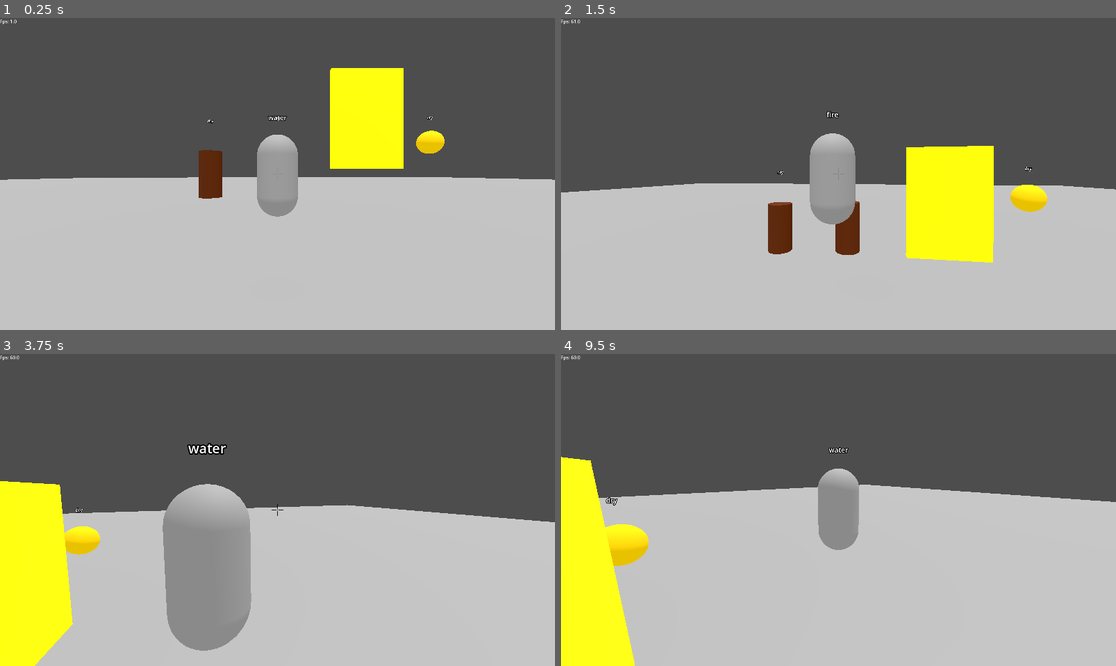
Above: before the commit, frames 1-4 (two rows, left to right).
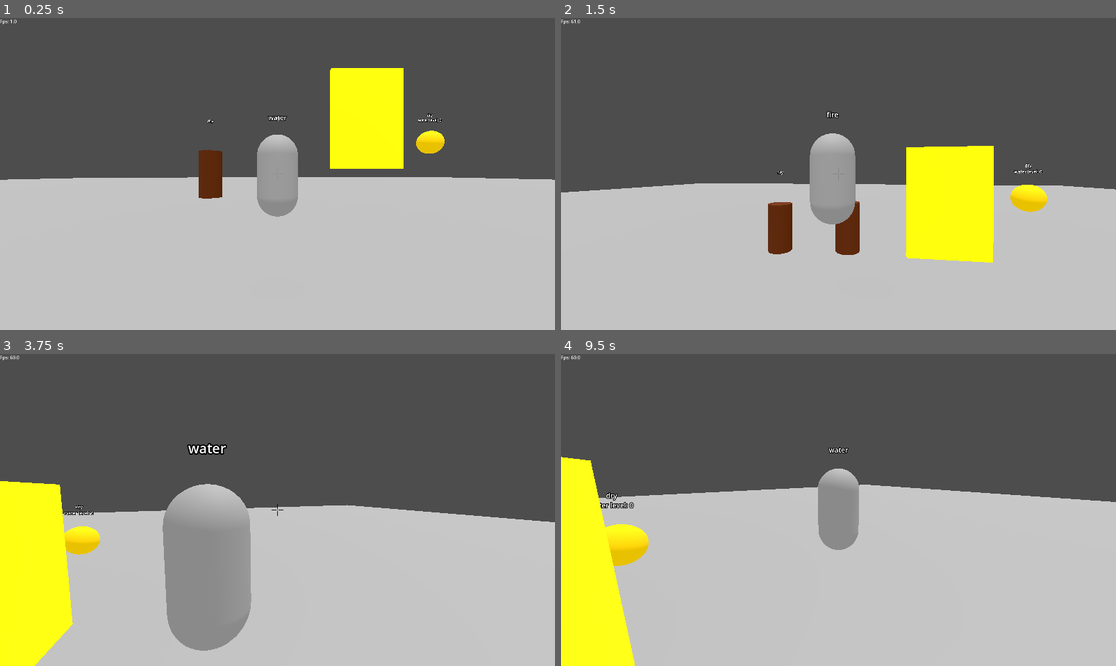
Above: after the commit, the same moments.

Repository: JZxAkuma/FIT2145-Game-Prototype-1
Game: Godot game, scene res://world.tscn
Two runs of this game, one before a commit and one after it. Both use one fixed random seed, a clock stepped at 60 frames per second and the inputs below.
Inputs (mouse positions are in pixels of both pictures, inside the frame that each line leads up to):
- Up to frame 1 (0.25 s): no input
- Up to frame 2 (1.5 s): tap Enter (ui_accept) at 0.5, 0.77 s; move the mouse to (866, 174) at 0.52 s; hold Right mouse button (aim) 0.53-1.28 s; hold Up (ui_up) from 0.53 s (still down); move the mouse to (810, 174) at 1.27 s; tap Mouse wheel down (scroll_down) at 1.35 s
- Up to frame 3 (3.75 s): keep holding Up (ui_up); tap Enter (ui_accept) at 1.52, 2.75, 3.02 s; move the mouse to (288, 503) at 2.02 s; tap Mouse wheel up (scroll_up) at 2.1 s; move the mouse to (271, 516) at 2.77 s; click (271, 516) at 2.85 s; move the mouse to (316, 513) at 3.52 s; hold Right mouse button (aim) from 3.53 s (still down)
- Up to frame 4 (9.5 s): tap Enter (ui_accept) at 3.77, 4.52, 6.02, 6.77, 7.52, 9.02 s; move the mouse to (794, 506) at 4.27 s; release Right mouse button (aim) at 4.28 s; tap Mouse wheel down (scroll_down) at 4.35, 7.35 s; move the mouse to (844, 510) at 5.02 s; tap Mouse wheel up (scroll_up) at 5.1, 8.1 s; move the mouse to (816, 503) at 5.77 s; release Up (ui_up) at 5.78 s; hold D (right) 5.78-6.53 s; click (816, 503) at 5.85 s; move the mouse to (866, 510) at 6.52 s; hold Right mouse button (aim) 6.53-7.28 s; hold Up (ui_up) 6.53-8.78 s; move the mouse to (810, 510) at 7.27 s; move the mouse to (849, 503) at 8.02 s; move the mouse to (832, 516) at 8.77 s; hold A (left) from 8.78 s (still down); click (832, 516) at 8.85 s

The runs differ from the first frame. In frame 1, less than 0.1% of the frame differs, in the area x 75-80%, y 30-34%; in frame 2, less than 0.1%; in frame 3, less than 0.1%; in frame 4, 0.1%, in the area x 7-14%, y 44-50%.

Commit message:
added water retention mechanics

Diff:
--- a/earth_wall.tscn
+++ b/earth_wall.tscn
@@ -14,7 +14,6 @@
 [node name="earth_wall" type="StaticBody3D" groups=["target"]]
 script = ExtResource("1_7quyf")
 erect_speed = 10.0
-decay_speed = 0.5
 
 [node name="MeshInstance3D" type="MeshInstance3D" parent="."]
 transform = Transform3D(1, 0, 0, 0, 1, 0, 0, 0, 1, -0.000609979, 1.00442, 0)
--- a/fireball.gd
+++ b/fireball.gd
@@ -11,13 +11,8 @@
 
 # Called every frame. 'delta' is the elapsed time since the previous frame.
 func _process(delta: float) -> void:
-	if target:
-		look_at(target.global_position,Vector3.UP)
-		global_position += -global_transform.basis.z * 20 * delta
-	else:
-		look_at(target_position,Vector3.UP)
-		global_position += -global_transform.basis.z * 20.0 *delta
-
+	look_at(target_position,Vector3.UP)
+	global_position += -global_transform.basis.z * 20.0 *delta
 
 
 func _on_area_entered(area: Area3D) -> void:
@@ -25,6 +20,7 @@
 
 
 func _on_body_entered(body: Node3D) -> void:
-	if body.has_method("_set_fire"):
-		body._set_fire()
-	self.queue_free()
+	if body == target:
+		if body.has_method("_set_fire"):
+			body._set_fire()
+		self.queue_free()
--- a/player.gd
+++ b/player.gd
@@ -145,6 +145,7 @@
 	projectile.global_position = cast_point.global_position
 
 	if castline.is_colliding():
+		projectile.target = castline.get_collider()
 		projectile.target_position = castline.get_collision_point()
 	else:
 		projectile.target_position = castline.global_position + (-castline.global_transform.basis.z * 100)
--- a/target.gd
+++ b/target.gd
@@ -4,6 +4,9 @@
 	wet,
 	burn
 }
+
+@export var max_water: int = 4
+var wetness = 0
 var state: states = states.dry
 # Called when the node enters the scene tree for the first time.
 func _ready() -> void:
@@ -12,13 +15,16 @@
 
 # Called every frame. 'delta' is the elapsed time since the previous frame.
 func _process(delta: float) -> void:
-	$Label3D.text = str(states.keys()[state])
+	$Label3D.text = str(states.keys()[state]) + "\n" + "water level: " + str(wetness)
 
 func _set_wet():
+	if wetness < max_water:
+		wetness += 1
 	state = states.wet
 
 func _set_fire():
 	if state == states.dry:
 		state = states.burn
 	elif state == states.wet:
+		wetness = 0
 		state = states.dry
--- a/water_ball.gd
+++ b/water_ball.gd
@@ -10,12 +10,16 @@
 
 # Called every frame. 'delta' is the elapsed time since the previous frame.
 func _process(delta: float) -> void:
-	if target:
-		look_at(target.global_position,Vector3.UP)
-		global_position += -global_transform.basis.z * 20 * delta
-	else:
-		look_at(target_position,Vector3.UP)
-		global_position += -global_transform.basis.z * 20.0 *delta
+	#if target:
+		#look_at(target.global_position,Vector3.UP)
+		#global_position += -global_transform.basis.z * 20 * delta
+	#else:
+		#look_at(target_position,Vector3.UP)
+		#global_position += -global_transform.basis.z * 20.0 *delta
+
+	look_at(target_position,Vector3.UP)
+	global_position += -global_transform.basis.z * 20.0 *delta
+
 
 
 
@@ -24,6 +28,7 @@
 
 
 func _on_body_entered(body: Node3D) -> void:
-	if body.has_method("_set_wet"):
-		body._set_wet()
-	self.queue_free()
+	if body == target:
+		if body.has_method("_set_wet"):
+			body._set_wet()
+		self.queue_free()
